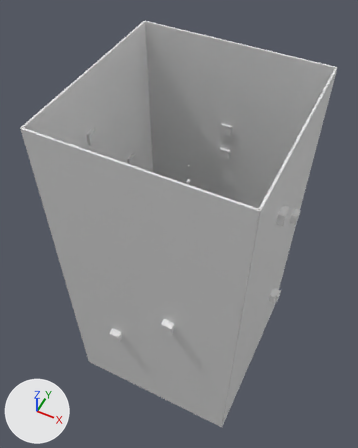
The Blender file scenes/sphere-roller.blend: old version first, new version second.
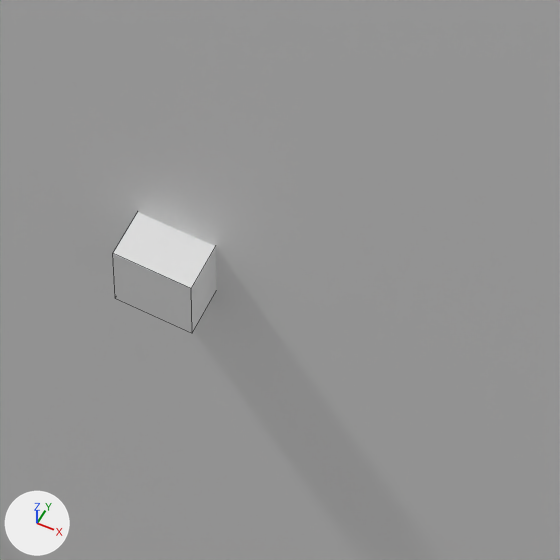
The first picture shows the older version from a camera (50 mm lens) standing at (77.0, -165.0, 321.0) and looking at (-8.0, 6.0, 108.0). The close-ups show both versions on the part from 41% to 62% of the width and 65% to 82% of the height of that picture; other places that the commit changed are outside them. Every picture has the same lights, and +X, +Y and +Z are marked at lower left. The close-ups show mesh edges as thin lines.

Names of what the first close-up shows: 'obstacles.000', 'windows.008'.
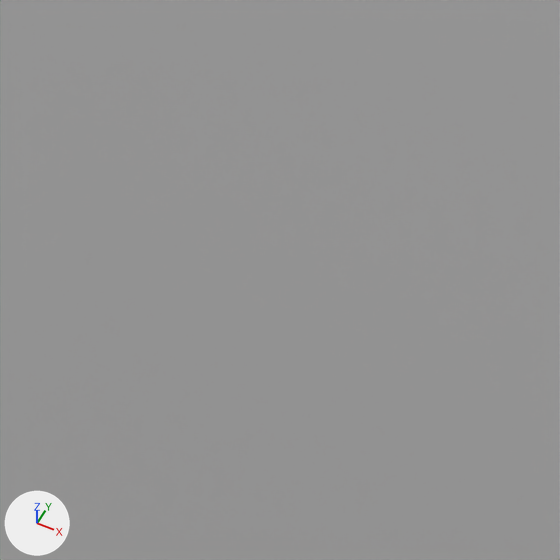
Location of each change, (x1, y1, x2, y2) in pixels of the close-ups (560 x 560 px):
'windows.008', deleted
    before: (113, 212, 216, 333)

Patch to the scene script:
```diff
--- a/scenes/sphere-roller.blend.py
+++ b/scenes/sphere-roller.blend.py
@@ ob_windows_008 @@
-ob_windows_008 = bpy.data.objects.new('windows.008', me_window)
-ob_windows_008.location = (14.55, -51.11, 99.92)
-ob_windows_008.rotation_euler = (1.571, 0.0, 0.0)  # degrees (90, 0, 0)
```
